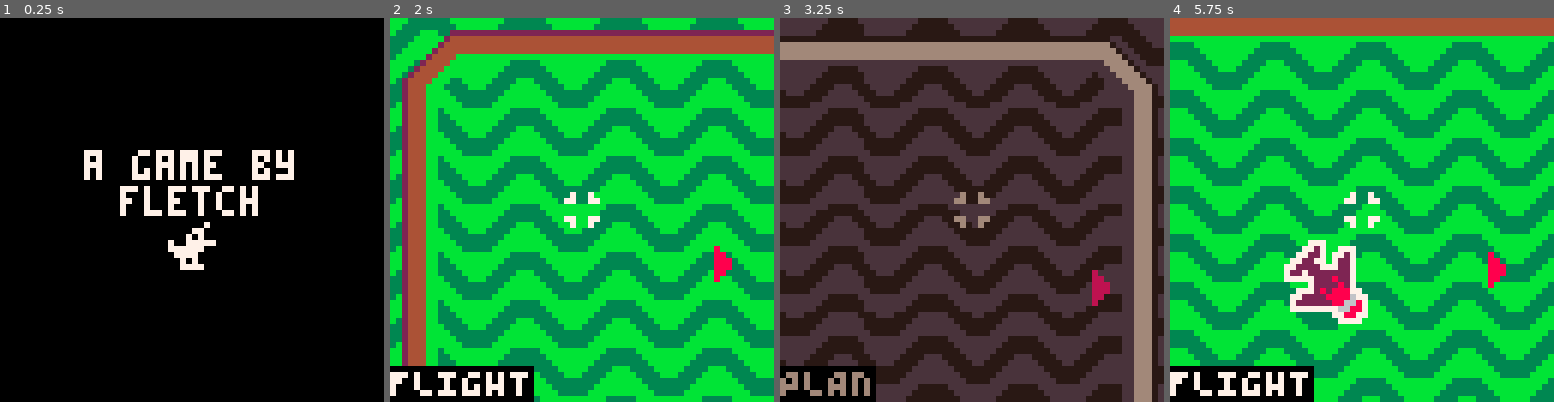
Above: before the commit, frames 1-4 (left to right).
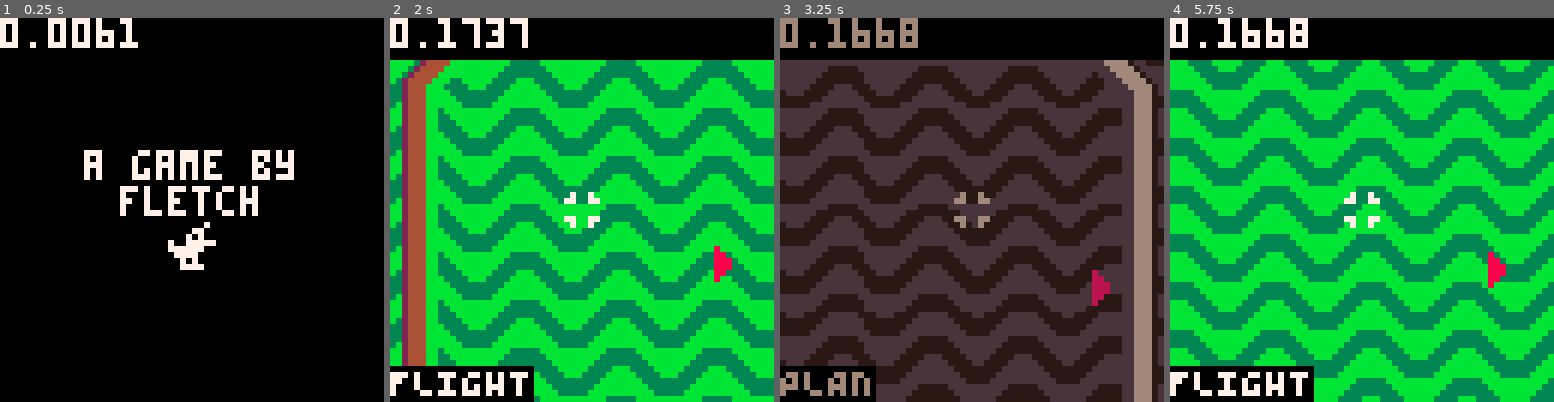
Above: after the commit, the same moments.

Repository: fletchmakes/oops-airlines
Game: PICO-8 cartridge oops-airlines.p8
The game is run twice, just before and just after one commit, with the same random seed, the same clock (stepped at 60 frames per second) and the same inputs.
Inputs:
- Up to frame 1 (0.25 s): no input
- Up to frame 2 (2 s): tap X (X key) at 0.33, 1.07, 1.85 s; tap O (Z key) at 0.7, 1.7 s; hold Right from 1.6 s (still down)
- Up to frame 3 (3.25 s): release Right at 2.1 s; tap O (Z key) at 2.1, 2.5, 2.9 s; hold Up 2.15-2.42 s; hold Right 2.47-3.03 s; tap X (X key) at 2.97 s; hold Left from 3.08 s (still down)
- Up to frame 4 (5.75 s): tap O (Z key) every 0.4 s from 3.3 to 5.7 s; release Left at 3.58 s; hold Down 3.63-3.97 s; hold Right 4.02-4.68 s; tap X (X key) at 4.08, 5.2 s; hold Up 4.73-5.03 s; hold Left 5.08-5.68 s; hold Down from 5.73 s (still down)

The runs differ from the first frame. In frame 1, 1.3% of the frame differs, in the area x 0-36%, y 0-8%; in frame 2, 11%; in frame 3, 11%; in frame 4, 14%, in the area x 0-100%, y 0-80%.

Commit message:
better plane handling

Diff:
--- a/oops-airlines.p8
+++ b/oops-airlines.p8
@@ -5,7 +5,20 @@
 -- by fletch
 -- made for lowrezjam 2024
 
-local debug = false
+-- FLIGHT MODE CONTROLS
+-- zoomed in:
+--   - left / right - switch focus between planes
+--   - X - zoom out
+-- zoomed out:
+--   - left / right / up / down - slowly pan the camera
+--   - X - zoom in
+
+-- PATH MODE CONTROLS
+--   - left / right / up / down - slowly pan the camera
+--   - Z - place node / pickup node
+--   - (hold) X - zoom out
+
+local debug = true
 
 -- key constants
 local k_left = 0
@@ -18,10 +31,17 @@
 local current_update = nil
 local current_draw = nil
 
+local planes = {}
+
 function _init()
     poke(0x5f2c, 3)
 	current_update = splashscreen_update
 	current_draw = splashscreen_draw
+
+	-- get 10 planes pooled and ready to be activated
+	for i=1,10 do
+		add_plane()
+	end
 end
 
 function _update()
@@ -62,14 +82,7 @@
 
 local mode = "FLIGHT" -- "PLAN"
 
-local planes = {}
-
 function game_update()
-	-- TODO: plane adding routine, increase difficulty as time goes on
-	if #planes < 1 then
-		add_plane()
-	end
-
     -- write any game update logic here
 	frame += 1
 	if frame % 5 == 0 then
@@ -77,8 +90,10 @@
 	end
 
 	-- plane updates
-	for p in all(planes) do
-		p.update(p)
+	if mode == "FLIGHT" then
+		for p in all(planes) do
+			if p.status ~= "POOLED" then p.update(p) end
+		end
 	end
 
 	-- user input
@@ -120,65 +135,106 @@
 	local plane = {}
 
 	-- TODO: randomize direction and location
-	plane.x = 32
-	plane.y = 32
+	plane.x = -100
+	plane.y = -100
 	-- nodes are represented as a queue
 	plane.nodes = _qnew()
-	_qpush(plane.nodes, {x=100,y=100})
-	_qpush(plane.nodes, {x=30,y=100})
-	_qpush(plane.nodes, {x=90,y=200})
-	_qpush(plane.nodes, hangar)
+	plane.next_node = nil
+	plane.theta = nil
 
 	-- TODO: account for statuses
-	plane.status = "IDLE" -- "ROUTE", "LANDING"
+	plane.status = "POOLED" -- "POOLED", "IDLE", ROUTING", "LANDING"
+	plane.altitude = 80
 
 	plane.add_node = function(self, x, y)
 		_qpush(self.nodes, {x=x, y=y})
+		if (self.next_node == nil) then
+			self.next_node = _qpop(plane.nodes)
+			self.theta = angle(self, self.next_node)
+		end
+	end
+
+	plane.activate = function(self)
+		-- TODO: randomize start location and direction
+		self.status = "IDLE"
 	end
 
 	plane.update = function(self)
-		local next_node = _qpeek(self.nodes)
-		if (next_node == nil) or (dist(self, hangar) < max_speed) then
-			-- TODO: land the plane
+		-- check if we're landing
+		if self.status ~= "POOLED" and dist(self, hangar) < max_speed then
+			self.status = "LANDING"
+		end
+
+		if plane.status == "ROUTING" then
+			-- check if we reached our next node
+			if dist(self, self.next_node) < max_speed then
+				self.next_node = _qpop(self.nodes) -- remove the current entry
+				self.theta = angle(self, self.next_node)
+			end
+
+			-- move towards destination
+			self.x -= cos(self.theta) * max_speed
+			self.y -= sin(self.theta) * max_speed
+		elseif plane.status == "LANDING" then
+			self.altitude -= 1
+			self.x += 0.33
+			if self.altitude > 20 then self.y += 0.1237 end
+
+			if self.altitude <= 0 then
+				self.status = "POOLED" -- hold onto this object but wait out of sight
+				self.x = -100
+				self.y = -100
+			end
+		elseif plane.status == "IDLE" then
+			-- fly in a given direction
+			-- if we make it into the play area, request game focus, switch to planning mode, and prompt for a route
+		end
+	end
+
+	plane.draw = function(self)
+		-- don't draw pooled objects
+		if self.status == "POOLED" then return end
+
+		-- landing sequence
+		if self.status == "LANDING" then
+			local s = max(self.altitude,20)/80
+			sspr(16, 8, 16, 16, self.x, self.y, 16*s, 16*s)
 			return
 		end
 
-		-- check if we reached our next node
-		if dist(self, next_node) < max_speed then
-			_qpop(self.nodes) -- remove the current entry
-			next_node = _qpeek(self.nodes)
-		end
-
-		-- move towards destination
-		local theta = angle(self, next_node)
-		self.x -= cos(theta) * max_speed
-		self.y -= sin(theta) * max_speed
-	end
-
-	plane.draw = function(self)
-		local next_node = _qpeek(self.nodes)
-		local theta = angle(self, next_node)
-		if theta <= 0.0625 or theta > 0.9375 then -- right
+		if self.theta <= 0.0625 or self.theta > 0.9375 then -- right
 			spr(18, self.x, self.y, 2, 2, true)
-		elseif theta > 0.0625 and theta <= 0.1875 then -- down right
+		elseif self.theta > 0.0625 and self.theta <= 0.1875 then -- down right
 			spr(20, self.x, self.y, 2, 2, true, true)
-		elseif theta > 0.1875 and theta <= 0.3125 then -- down
+		elseif self.theta > 0.1875 and self.theta <= 0.3125 then -- down
 			spr(16, self.x, self.y, 2, 2, true, true)
-		elseif theta > 0.3125 and theta <= 0.4375 then -- down left
+		elseif self.theta > 0.3125 and self.theta <= 0.4375 then -- down left
 			spr(20, self.x, self.y, 2, 2, false, true)
-		elseif theta > 0.4375 and theta <= 0.5625 then -- left
+		elseif self.theta > 0.4375 and self.theta <= 0.5625 then -- left
 			spr(18, self.x, self.y, 2, 2, false)
-		elseif theta > 0.5625 and theta <= 0.6875 then -- up left
+		elseif self.theta > 0.5625 and self.theta <= 0.6875 then -- up left
 			spr(20, self.x, self.y, 2, 2, false, false)
-		elseif theta > 0.6875 and theta <= 0.8125 then -- up
+		elseif self.theta > 0.6875 and self.theta <= 0.8125 then -- up
 			spr(16, self.x, self.y, 2, 2, true)
-		elseif theta > 0.8125 and theta <= 0.9375 then -- up right
+		elseif self.theta > 0.8125 and self.theta <= 0.9375 then -- up right
 			spr(20, self.x, self.y, 2, 2, true)
 		end
 	end
 
 	plane.nodes_draw = function(self)
-
+		if self.status ~= "ROUTING" then return end
+
+		-- draw current heading
+		line(self.x+8, self.y+8, self.next_node.x+8, self.next_node.y+8, 8)
+		circfill(self.next_node.x+8, self.next_node.y+8, 2, 8)
+
+		-- draw future headings
+		local cursor = self.next_node
+		for i=self.nodes.first,self.nodes.last-1 do
+			local n = self.nodes[i]
+			line(cursor.x+8, cursor.y+8, n.x+8, n.y+8, 8)
+			circfill(n.x+8, n.y+8, 2, 8)
+		end
 	end
 
 	add(planes, plane)
@@ -214,6 +270,7 @@
 
 	-- plane drawing
 	for p in all(planes) do
+		p.nodes_draw(p)
 		p.draw(p)
 	end
     -- end game draw operations
